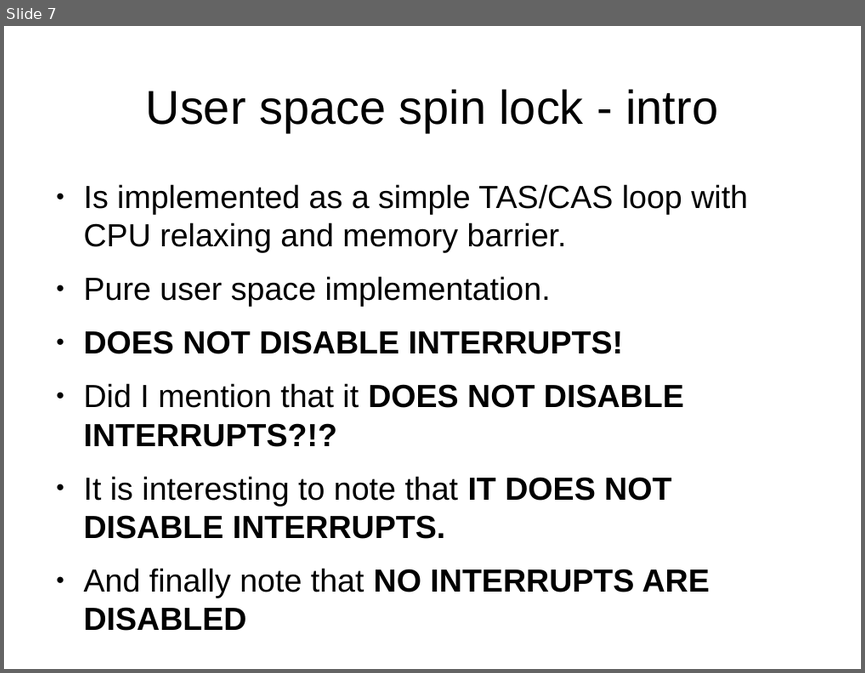
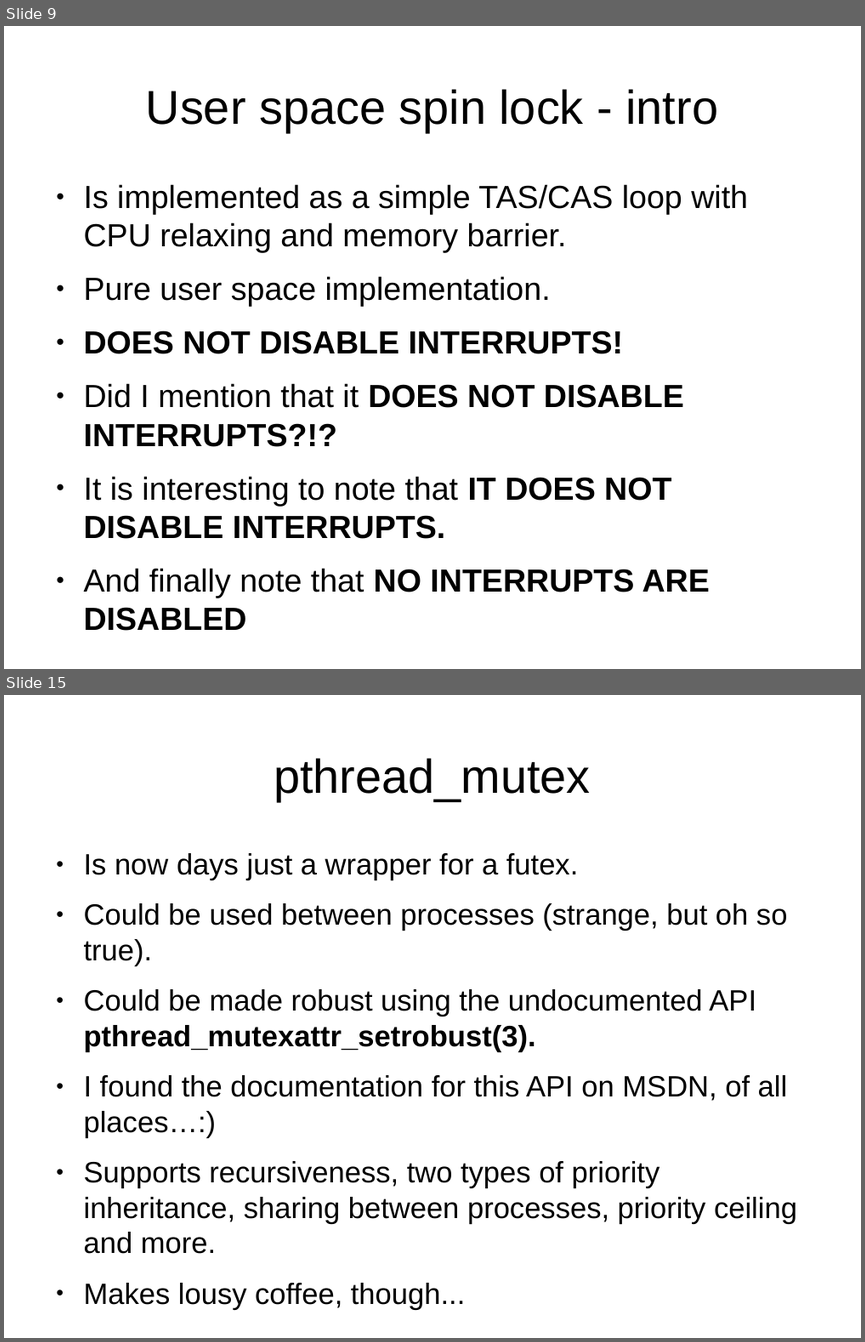
Before and after one commit to kalmuthu/slides, a slide deck: odp/linux/locking.odp. Shown one above the other, each under a label of ours: slide 7 before the commit, slides 9 and 15 after it; the slides between them are not shown. The pictures are 865x673 and 865x1342 pixels, drawn with LibreOffice and Linux fonts; fonts in the diff are those of the drawing. Boxes give left, top, right and bottom in pixels: in the first picture for what was removed or moved away, otherwise in the second. Text is boxed around its words. In the diff, an @@ line names an element or a change of style, - is before the commit and + after.

```diff
--- a/odp/linux/locking.odp
+++ b/odp/linux/locking.odp
@@ slide 15 added at box(4, 695, 861, 1338), background #FFFFFF @@
@@ title added at box(273, 758, 590, 801), 44 pt, text #000000 @@
+pthread_mutex
@@ text added at box(84, 853, 797, 1224), 27.2 pt, text #000000 @@
+● Is now days just a wrapper for a futex.
+● Could be used between processes (strange, but oh so true).
+● Could be made robust using the undocumented API pthread_mutexattr_setrobust(3).
+● I found the documentation for this API on MSDN, of all places…:)
+● Supports recursiveness, two types of priority inheritance, sharing between processes, priority ceiling and more.
+● Makes lousy coffee, though...
@@ what was slide 7 is now slide 9 @@
```
Also in this commit, not shown: 7 slides changed, 16 other slides added.
